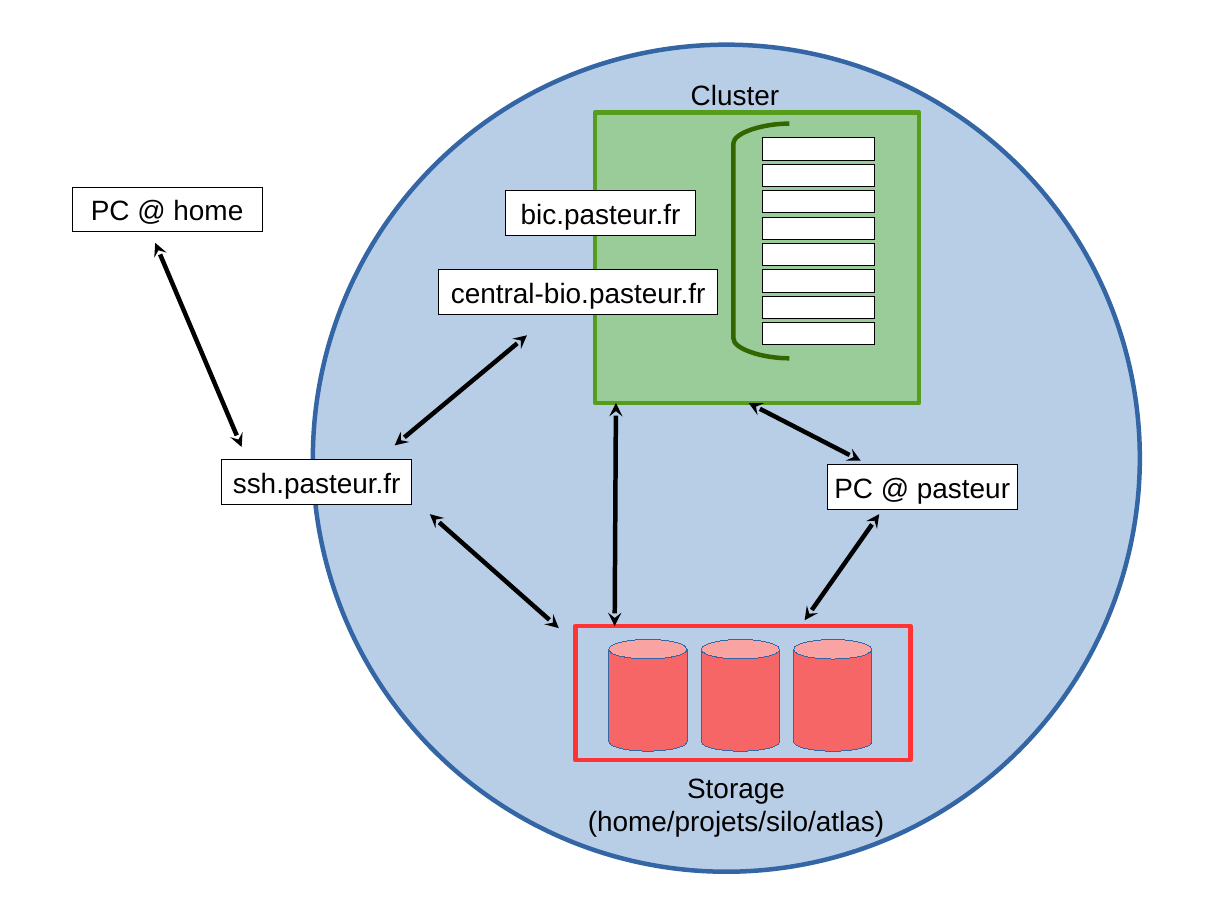
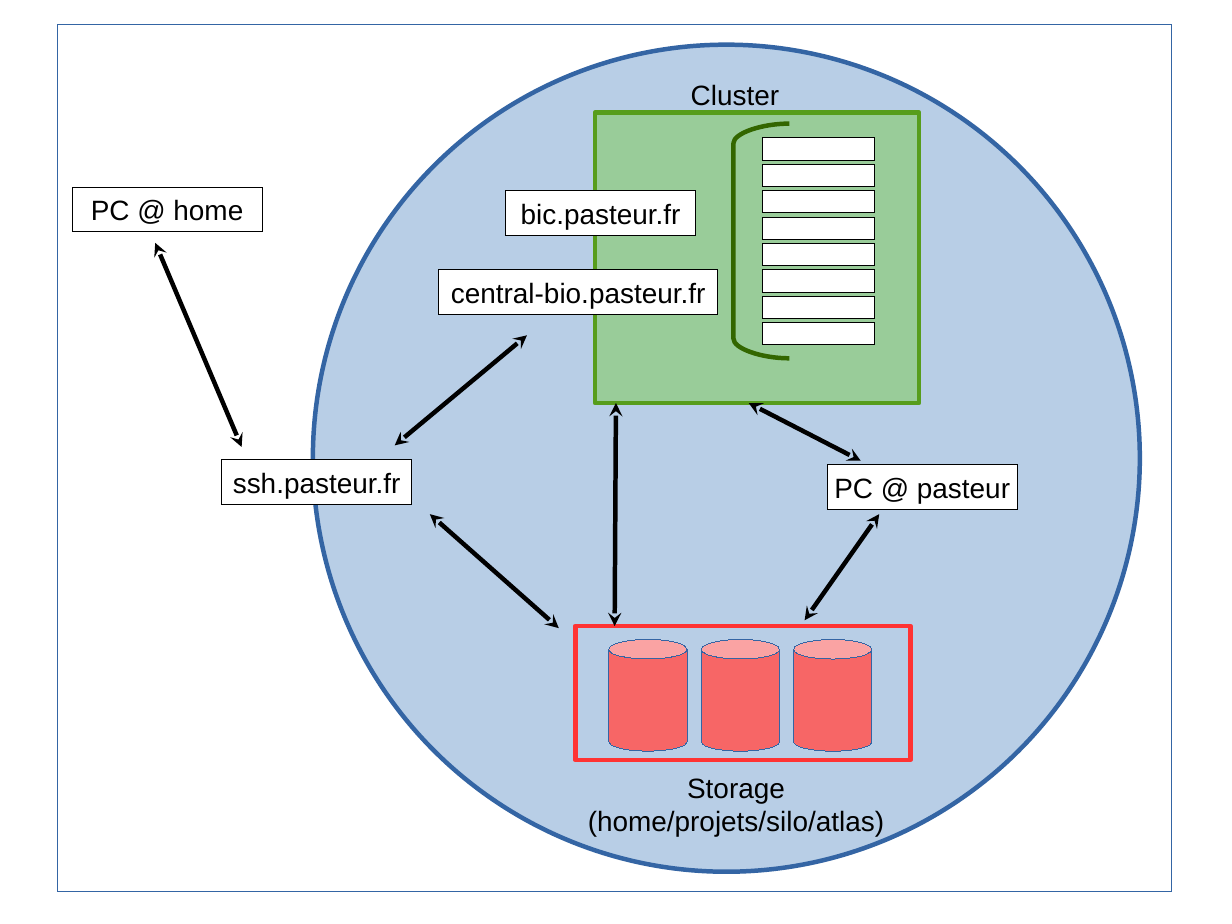
Before and after one commit to C3BI-pasteur-fr/unix-training, a slide deck: slide 1 of schemas.odp. Drawn at 1232x924 pixels with LibreOffice and Linux fonts; fonts in the diff are those of the drawing. Boxes give left, top, right and bottom in pixels: in the first picture for what was removed or moved away, otherwise in the second. Text is boxed around its words. In the diff, an @@ line names an element or a change of style, - is before the commit and + after.

```diff
--- a/schemas.odp
+++ b/schemas.odp
@@ rectangle added at box(57, 25, 1172, 892), outline #3465A4 0 pt @@
```
Also in this commit, not shown: 5 other slides changed, 4 slides added, 4 other files.
